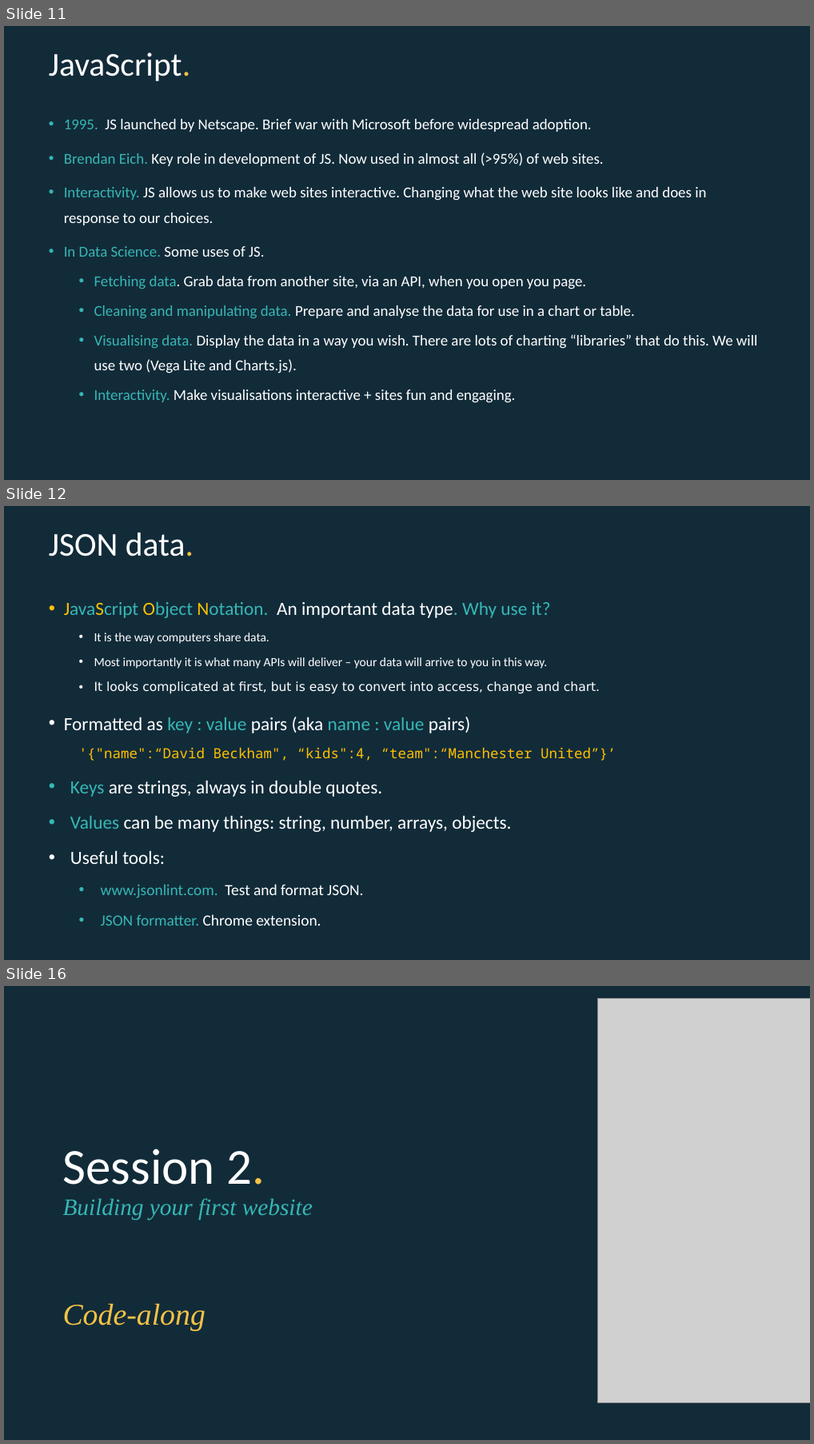
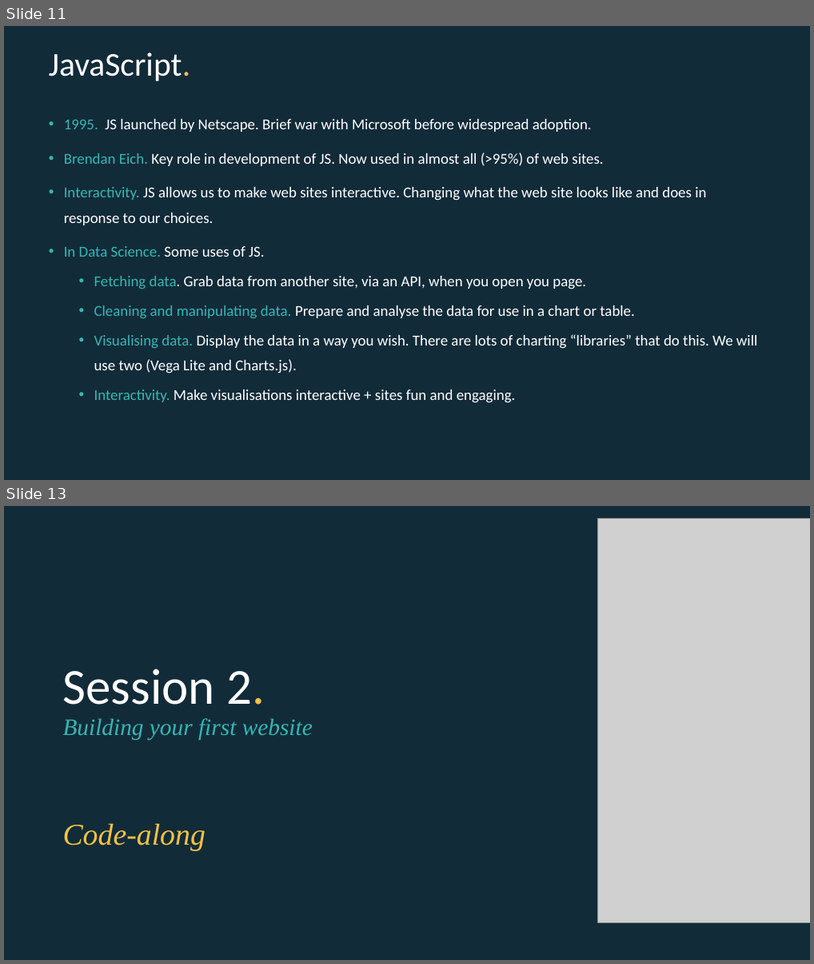
Before and after one commit to EconomicsObservatory/courses, a slide deck: 2/2_Building_your_first_website.pptx. Shown one above the other, each under a label of ours: slides 11, 12 and 16 before the commit, slides 11 and 13 after it; the slides between them are not shown. The pictures are 814x1444 and 814x964 pixels, drawn with LibreOffice and Linux fonts; fonts in the diff are those of the drawing; grey boxes stand for pictures. Boxes give left, top, right and bottom in pixels: in the first picture for what was removed or moved away, otherwise in the second. Text is boxed around its words. In the diff, an @@ line names an element or a change of style, - is before the commit and + after.

```diff
--- a/2/2_Building_your_first_website.pptx
+++ b/2/2_Building_your_first_website.pptx
@@ slide 12 removed at (x1=4, y1=506, x2=810, y2=960), background #122B39 @@
@@ title removed at (x1=49, y1=532, x2=194, y2=556) @@
-JSON data.
@@ text removed at (x1=64, y1=601, x2=616, y2=925) @@
-• JavaScript Object Notation. An important data type. Why use it?
-  • It is the way computers share data.
-  • Most importantly it is what many APIs will deliver – your data will arrive to you in this way.
-  • It looks complicated at first, but is easy to convert into access, change and chart.
-• Formatted as key : value pairs (aka name : value pairs)
-  '{"name":“David Beckham", “kids":4, “team":“Manchester United”}’
-  • Keys are strings, always in double quotes.
-  • Values can be many things: string, number, arrays, objects.
-  • Useful tools:
-    • www.jsonlint.com. Test and format JSON.
-    • JSON formatter. Chrome extension.
@@ what was slide 16 is now slide 13 @@
```
Also in this commit, not shown: 1 slide added, 3 other slides removed.
